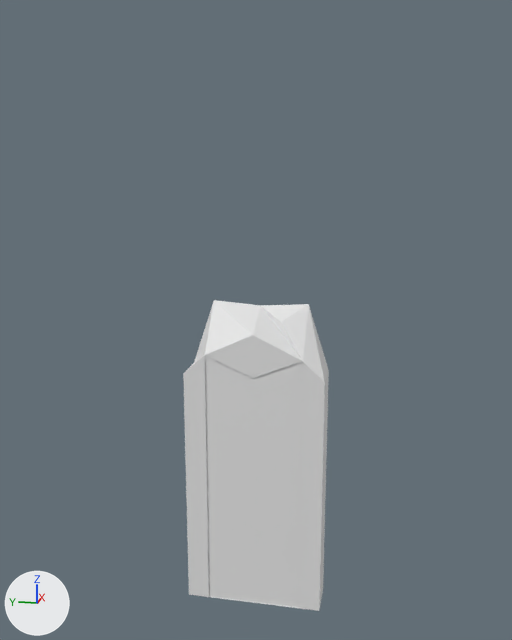
One commit to the Blender file Arte/PuertaJefeFinal.blend: the scene before it, then after it.
Both versions are drawn from a 50 mm lens placed at (-15.47, -3.07, 11.13), pointed at (0.14, 0.05, 7.23). Every picture has the same lights, and +X, +Y and +Z are marked at lower left. Materials are left out; every surface is plain grey.

The first picture shows 'Puerta enojada', 'Puerta enojada.001'.
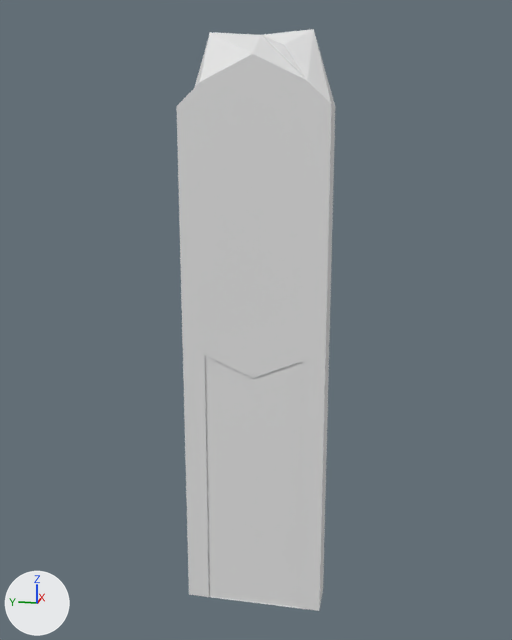
Changed parts and their boxes (x1, y1, x2, y2) in the pictures (512 x 640 px):
'Puerta enojada', reshaped (10% wider, 87% taller): before (183, 300, 329, 611); after (176, 29, 336, 611)
part 1 of me_cube_001, built on: before (183, 300, 328, 380); after (176, 29, 336, 380)

The change, as a list of edits to the scene's bpy script:
```text
Change me_cube_001:
    used by ob_puerta_enojada; location = (0.0, 0.0, 3.62)
    remove me_cube_001.from_pydata(...)  # 290 vertices, 178 faces; spans x -0.44..0.56, y -1.63..1.65, z -3.41..3.97
    add me_cube_001.from_pydata(...)  # 300 vertices, 188 faces; spans x -0.44..0.56, y -1.63..1.65, z -3.41..9.89
    me_cube_001 part 1
    1 vertex is removed from x 0.0, y -0.56, z 3.62
    5 faces are deleted
    1 vertex is added at (0.0, -0.56, 9.55)
    10 new vertices lie (0.0, 0.0, 5.92) away from vertices in x -0.44..0.44, y -1.63..1.65, z 2.4..3.97
    15 new faces join them
```
